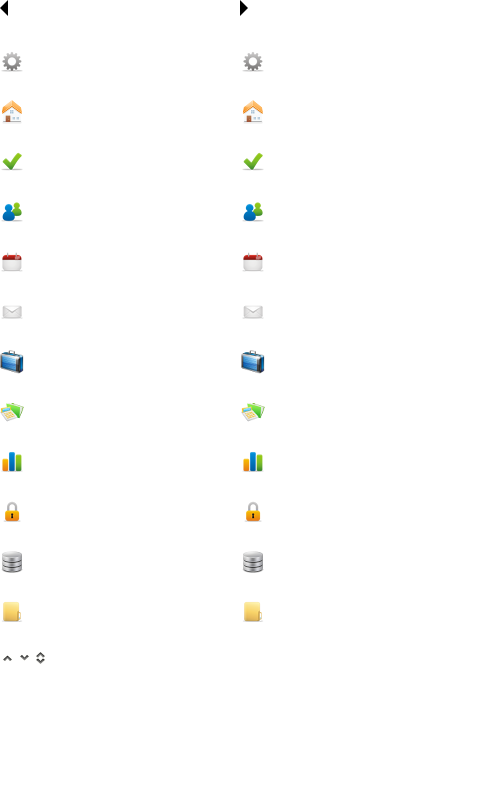
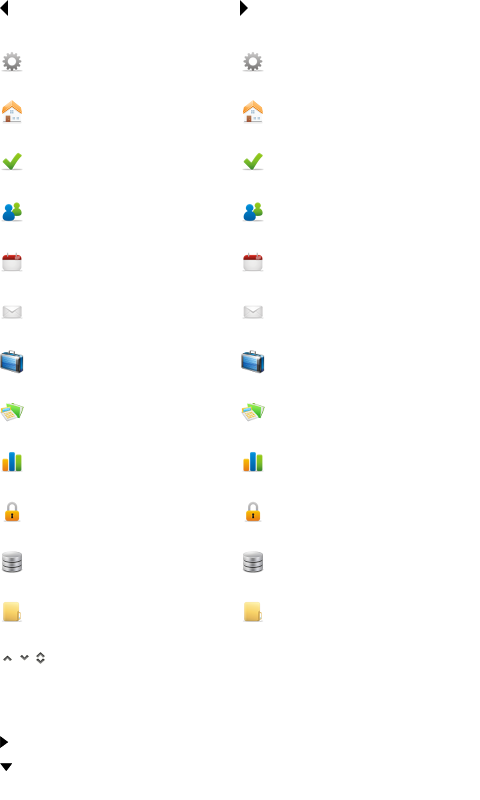
Revision of a layered 480x800 image; what changed, layer by layer:
added layer "Pasted Layer" above "sort-icons" over (0, 736, 12, 771)
